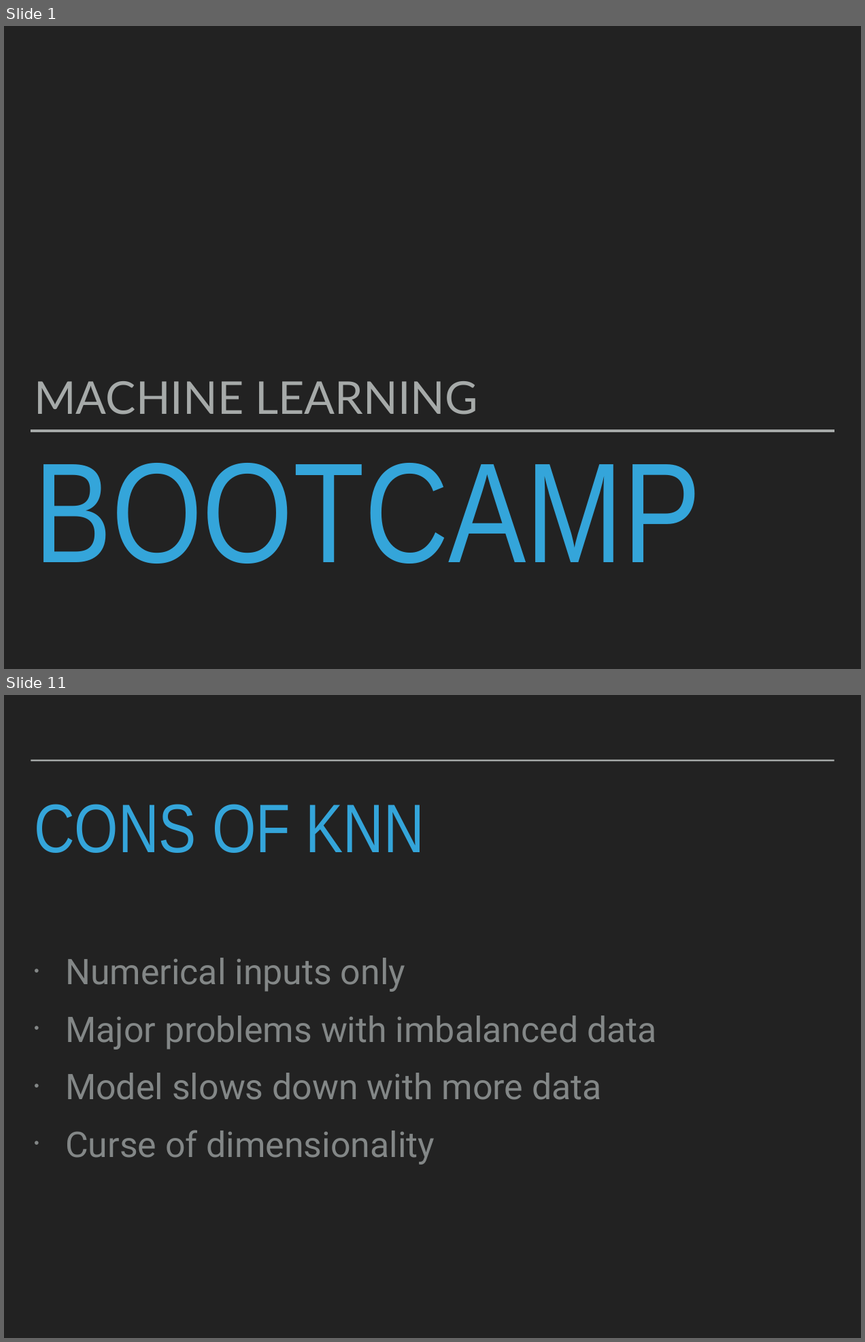
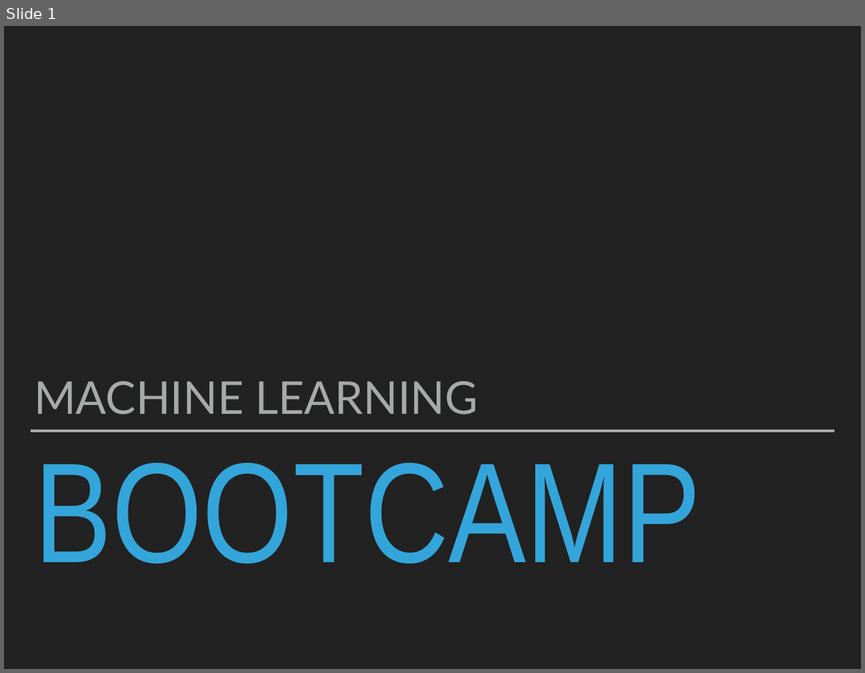
Before and after one commit to patricks1/noble-machine-learning, a slide deck: Session5/Session5_Slides.pptx. Shown one above the other, each under a label of ours: slides 1 and 11 before the commit, slide 1 after it; the slides between them are not shown. The pictures are 865x1342 and 865x673 pixels, drawn with LibreOffice and Linux fonts; fonts in the diff are those of the drawing. Boxes give left, top, right and bottom in pixels: in the first picture for what was removed or moved away, otherwise in the second. Text is boxed around its words. In the diff, an @@ line names an element or a change of style, - is before the commit and + after.

```diff
--- a/Session5/Session5_Slides.pptx
+++ b/Session5/Session5_Slides.pptx
@@ slide 11 removed at (x1=4, y1=695, x2=861, y2=1338), background #222222 @@
@@ line removed from (31, 761) to (834, 761) @@
@@ title removed at (x1=34, y1=804, x2=424, y2=853) @@
-CONS OF KNN
@@ text removed at (x1=65, y1=957, x2=657, y2=1164) @@
-• Numerical inputs only
-• Major problems with imbalanced data
-• Model slows down with more data
-• Curse of dimensionality
```
Also in this commit, not shown: 1 slide changed, 52 slides added, 42 other slides removed, 8 other files.
